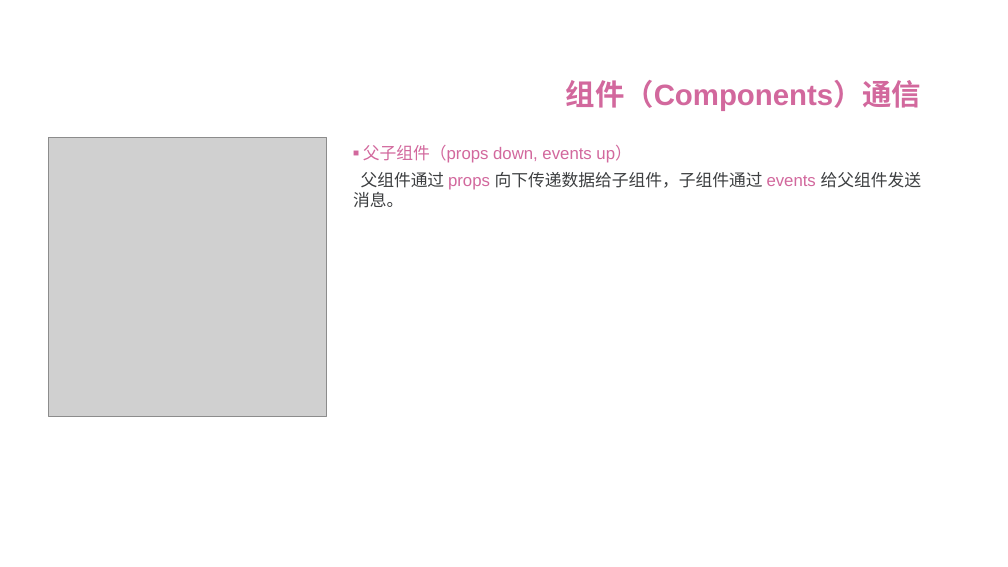
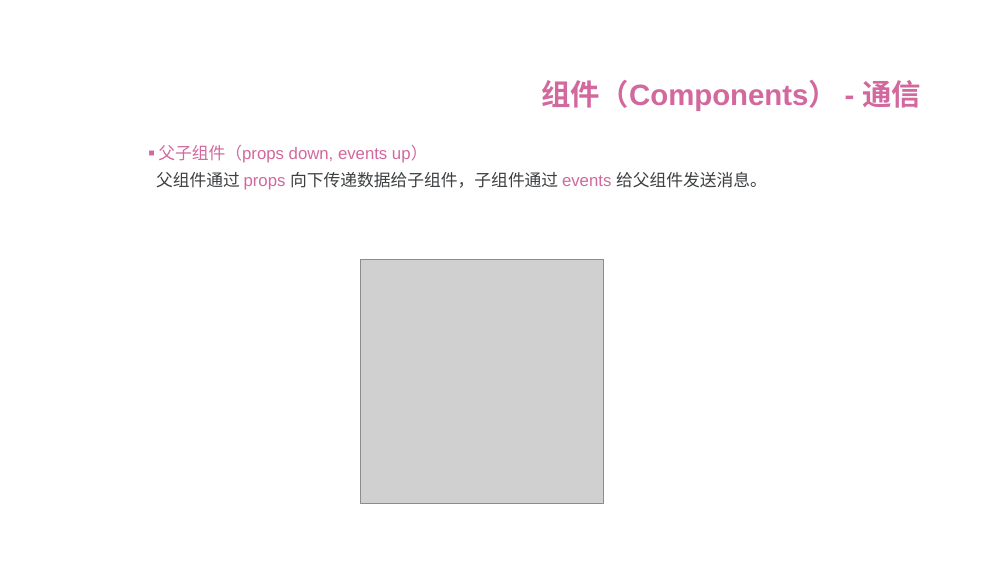
Before and after one commit to ttflowerboys/vue-demo, a slide deck: slide 38 of PPT/vue前后端分离 - 上.pptx (slide 27 before the commit). Drawn at 1008x567 pixels with LibreOffice and Linux fonts; fonts in the diff are those of the drawing; grey boxes stand for pictures; background and template pictures are left out. Boxes give left, top, right and bottom in pixels: in the first picture for what was removed or moved away, otherwise in the second. Text is boxed around its words. In the diff, an @@ line names an element or a change of style, - is before the commit and + after.

```diff
--- a/PPT/vue前后端分离 - 上.pptx
+++ b/PPT/vue前后端分离 - 上.pptx
@@ text at bbox=[541, 80, 922, 111]: text changed @@
-组件（Components）通信
+组件（Components） - 通信
@@ text "父子组件（props down, events up）" rewrapped from bbox=[353, 145, 922, 208] to bbox=[156, 145, 767, 190] @@
@@ picture: place and size @@
-picture at bbox=[48, 137, 327, 417]
+picture at bbox=[361, 259, 604, 504]
```
Also in this commit, not shown: 5 other slides changed, 23 slides added, 4 slides removed.
